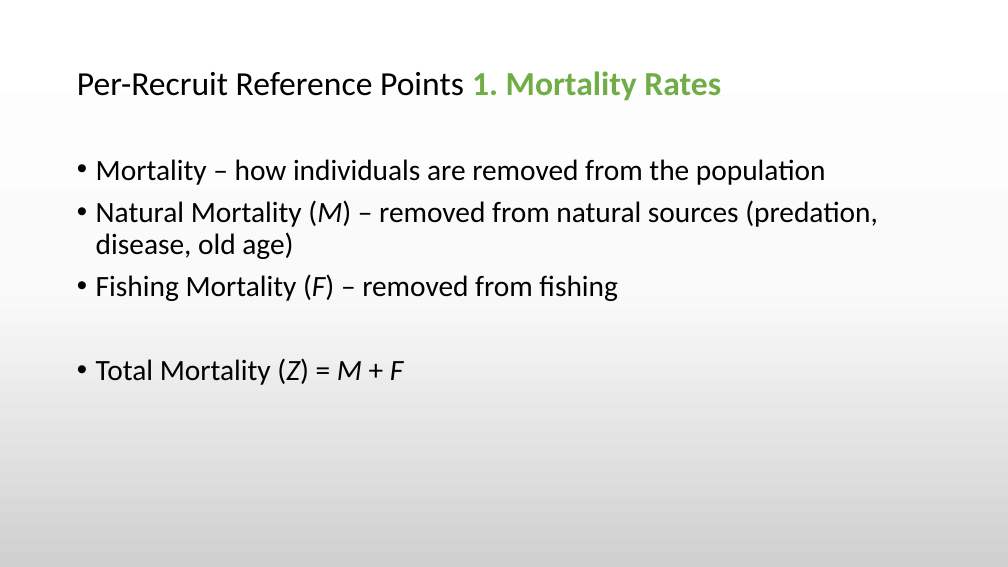
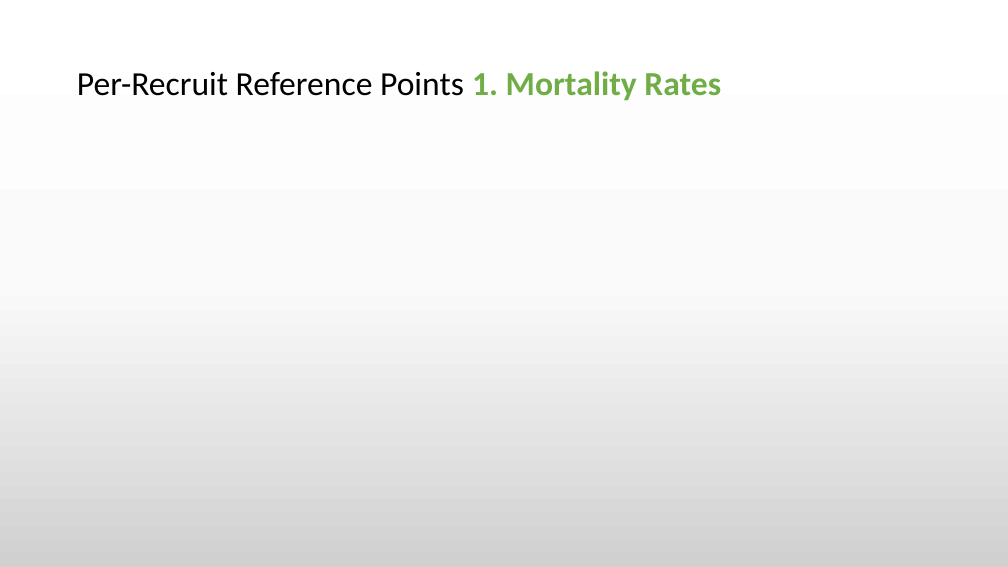
Before and after one commit to TESA-workshops/Ref-Pt-101, a slide deck: slide 33 of RefPt101_draft.pptx (slide 30 before the commit). Drawn at 1008x567 pixels with LibreOffice and Linux fonts; fonts in the diff are those of the drawing; grey boxes stand for pictures. Boxes give left, top, right and bottom in pixels: in the first picture for what was removed or moved away, otherwise in the second. Text is boxed around its words. In the diff, an @@ line names an element or a change of style, - is before the commit and + after.

```diff
--- a/RefPt101_draft.pptx
+++ b/RefPt101_draft.pptx
@@ text removed at <box>96,159,878,385</box> @@
-• Mortality – how individuals are removed from the population
-• Natural Mortality (M) – removed from natural sources (predation, disease, old age)
-• Fishing Mortality (F) – removed from fishing
-• Total Mortality (Z) = M + F
```
Also in this commit, not shown: 18 other slides changed, 4 slides added, 1 other file.
